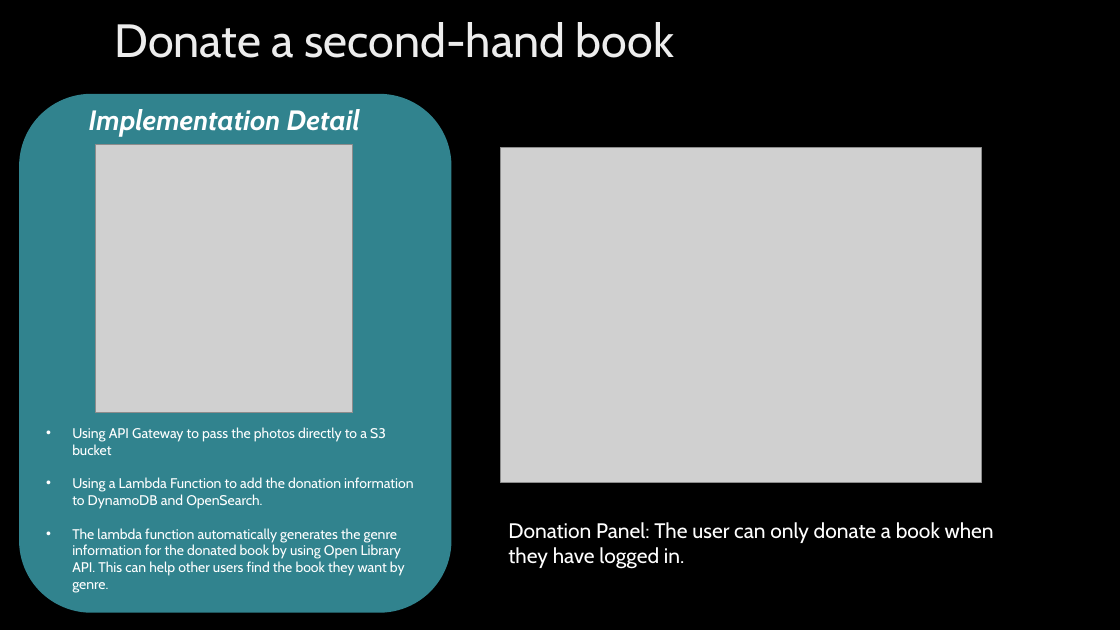
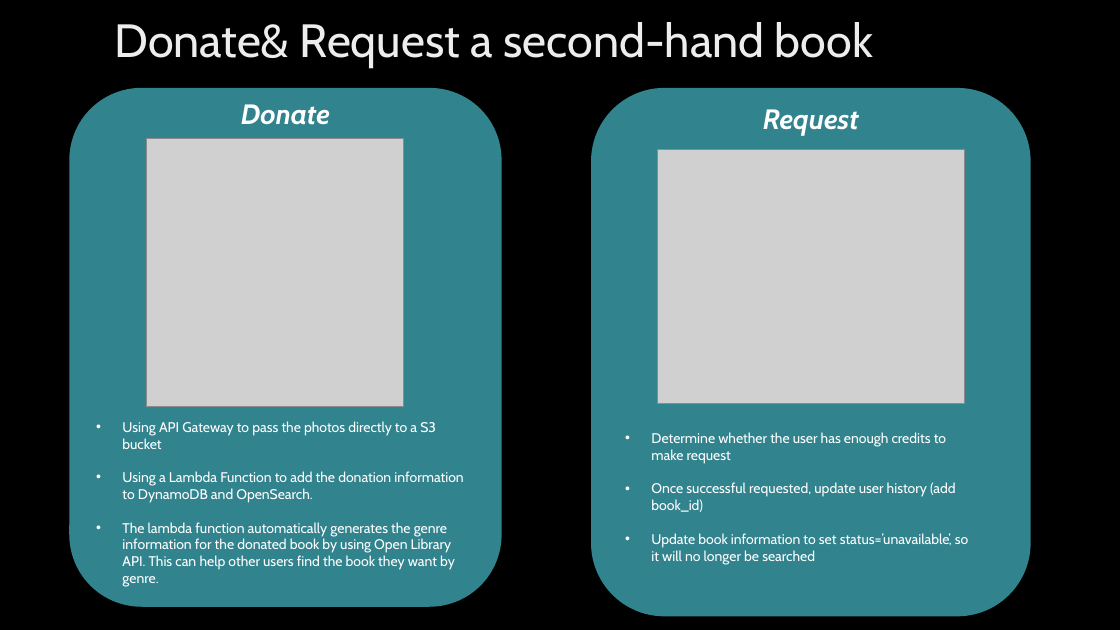
Before and after one commit to thcui/book-exchange, a slide deck: slide 5 of presentation-book-exchange.pptx. Drawn at 1120x630 pixels with LibreOffice and Linux fonts; fonts in the diff are those of the drawing; grey boxes stand for pictures; background and template pictures are left out. Boxes give left, top, right and bottom in pixels: in the first picture for what was removed or moved away, otherwise in the second. Text is boxed around its words. In the diff, an @@ line names an element or a change of style, - is before the commit and + after.

```diff
--- a/presentation-book-exchange.pptx
+++ b/presentation-book-exchange.pptx
@@ title at box(115, 22, 873, 68): text changed @@
-Donate a second-hand book
+Donate& Request a second-hand book
@@ 1 picture, 1 text, 1 rounded rectangle: place and size @@
-1 picture, 1 text, 1 rounded rectangle at box(19, 94, 452, 613)
+1 picture, 1 text, 1 rounded rectangle at box(69, 88, 502, 607)
@@ rounded rectangle added at box(592, 88, 1031, 617), fill #31828E @@
@@ text at box(241, 104, 330, 125): text changed @@
-Implementation Detail
+Donate
@@ text added at box(763, 109, 859, 136), 24 pt, text #FFFFFF, bold, italic @@
+Request
@@ picture removed at box(500, 148, 981, 482) @@
@@ picture added at box(657, 150, 965, 402) @@
@@ text added at box(651, 432, 968, 565), 12 pt, text #FFFFFF @@
+• Determine whether the user has enough credits to make request
+• Once successful requested, update user history (add book_id)
+• Update book information to set status=’unavailable’, so it will no longer be searched
@@ text removed at box(508, 522, 994, 569) @@
-Donation Panel: The user can only donate a book when they have logged in.
```
Also in this commit, not shown: 3 other slides changed, 1 slide added, 1 slide removed, 1 other file.
